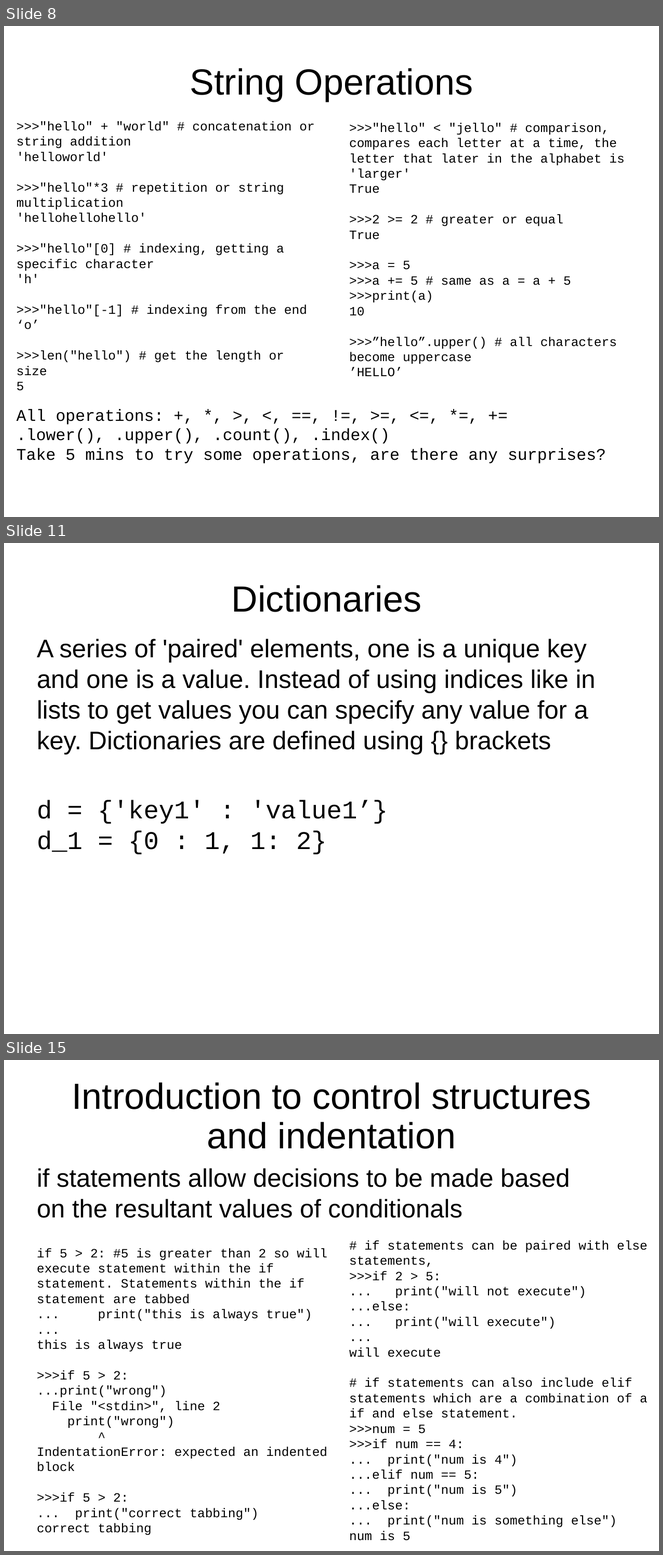
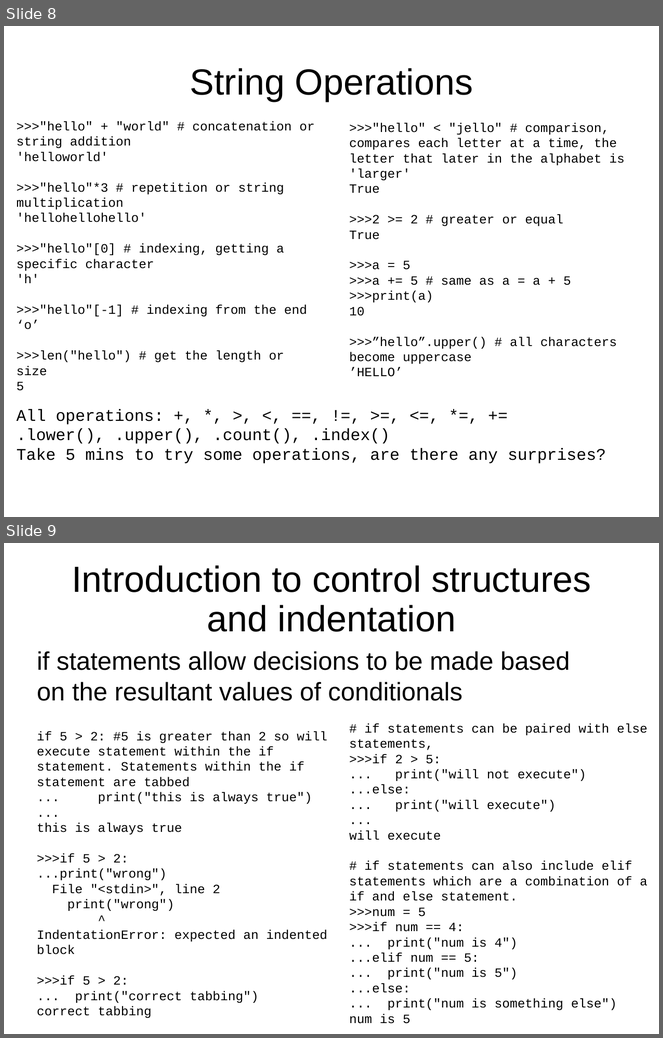
Before and after one commit to jyesselm/Chem991E, a slide deck: 01_introduction_to_python_part_i/slides.pptx. Shown one above the other, each under a label of ours: slides 8, 11 and 15 before the commit, slides 8 and 9 after it; the slides between them are not shown. The pictures are 663x1555 and 663x1038 pixels, drawn with LibreOffice and Linux fonts; fonts in the diff are those of the drawing. Boxes give left, top, right and bottom in pixels: in the first picture for what was removed or moved away, otherwise in the second. Text is boxed around its words. In the diff, an @@ line names an element or a change of style, - is before the commit and + after.

```diff
--- a/01_introduction_to_python_part_i/slides.pptx
+++ b/01_introduction_to_python_part_i/slides.pptx
@@ slide 11 removed at (4, 543, 659, 1034), background #FFFFFF @@
@@ title removed at (232, 585, 422, 612) @@
-Dictionaries
@@ text removed at (37, 639, 596, 755) @@
-A series of 'paired' elements, one is a unique key and one is a value. Instead of using indices like in lists to get values you can specify any value for a key. Dictionaries are defined using {} brackets
@@ text removed at (37, 800, 388, 855) @@
-d = {'key1' : 'value1’}
-d_1 = {0 : 1, 1: 2}
@@ what was slide 15 is now slide 9 @@
```
Also in this commit, not shown: 5 other slides removed, 3 other files.
